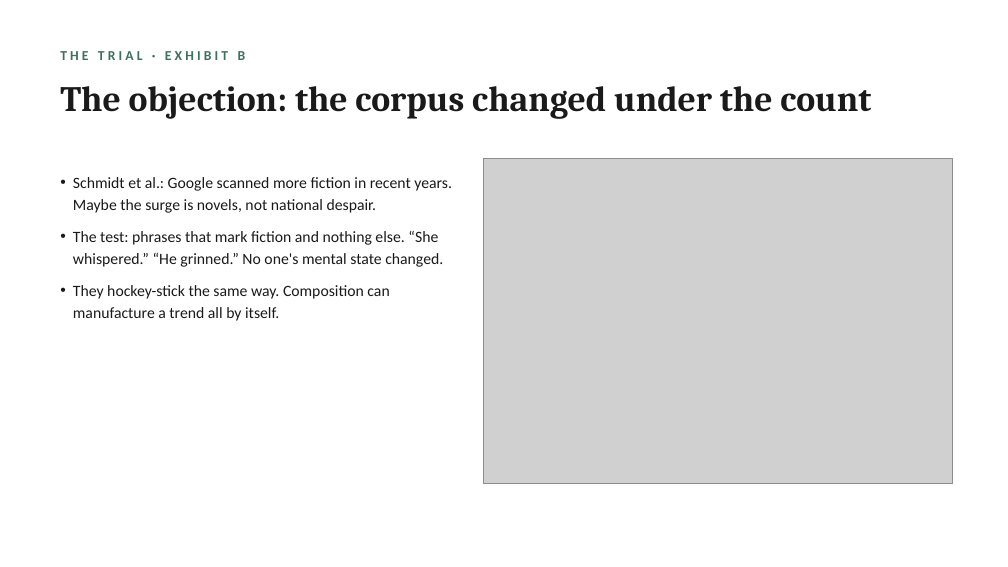
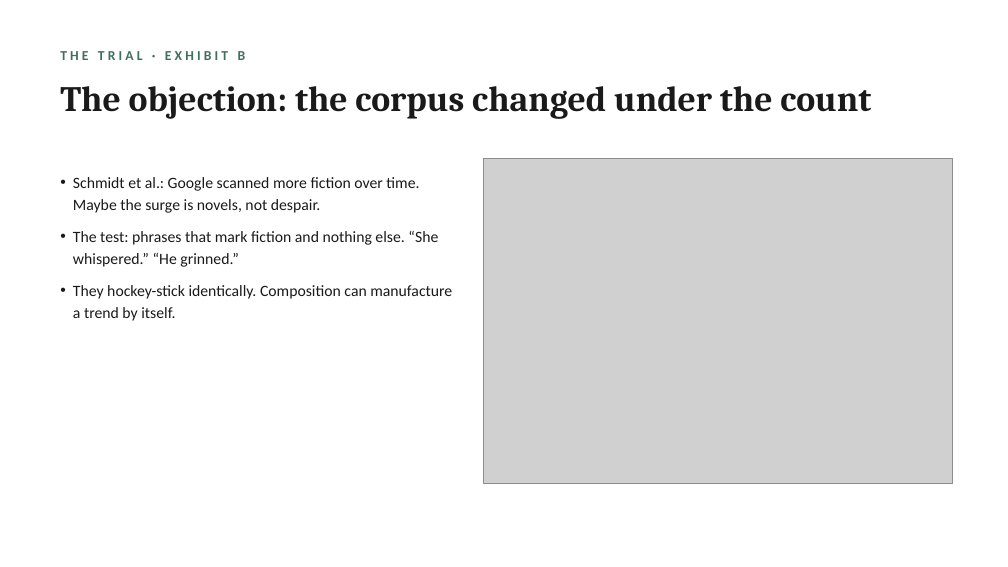
Before and after one commit to lucianli123/culture-as-data-2026, a slide deck: slide 5 of slides/week-02-lecture-draft.pptx (slide 4 before the commit). Drawn at 1008x567 pixels with LibreOffice and Linux fonts; fonts in the diff are those of the drawing; grey boxes stand for pictures. Boxes give left, top, right and bottom in pixels: in the first picture for what was removed or moved away, otherwise in the second. Text is boxed around its words. In the diff, an @@ line names an element or a change of style, - is before the commit and + after.

```diff
--- a/slides/week-02-lecture-draft.pptx
+++ b/slides/week-02-lecture-draft.pptx
@@ text at <box>73,177,452,321</box>: text changed @@
-• Schmidt et al.: Google scanned more fiction in recent years. Maybe the surge is novels, not national despair.
-• The test: phrases that mark fiction and nothing else. “She whispered.” “He grinned.” No one's mental state changed.
-• They hockey-stick the same way. Composition can manufacture a trend all by itself.
+• Schmidt et al.: Google scanned more fiction over time. Maybe the surge is novels, not despair.
+• The test: phrases that mark fiction and nothing else. “She whispered.” “He grinned.”
+• They hockey-stick identically. Composition can manufacture a trend by itself.
```
Also in this commit, not shown: 5 other slides changed, 10 slides added, 12 slides removed.
